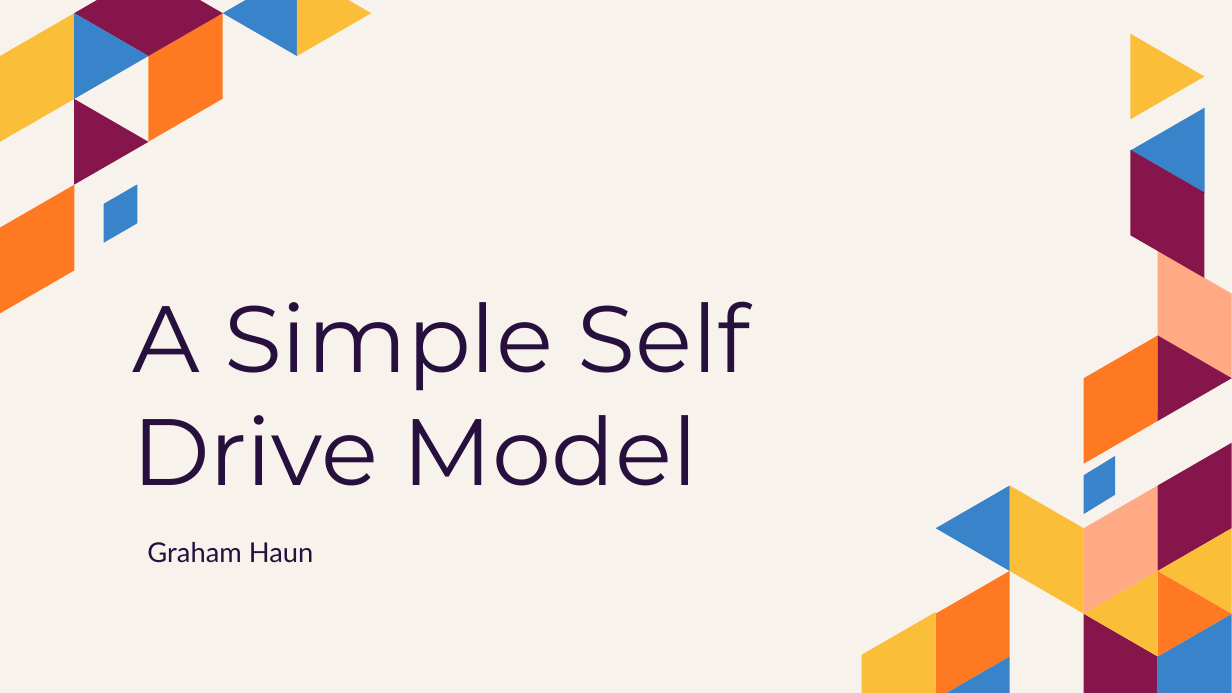
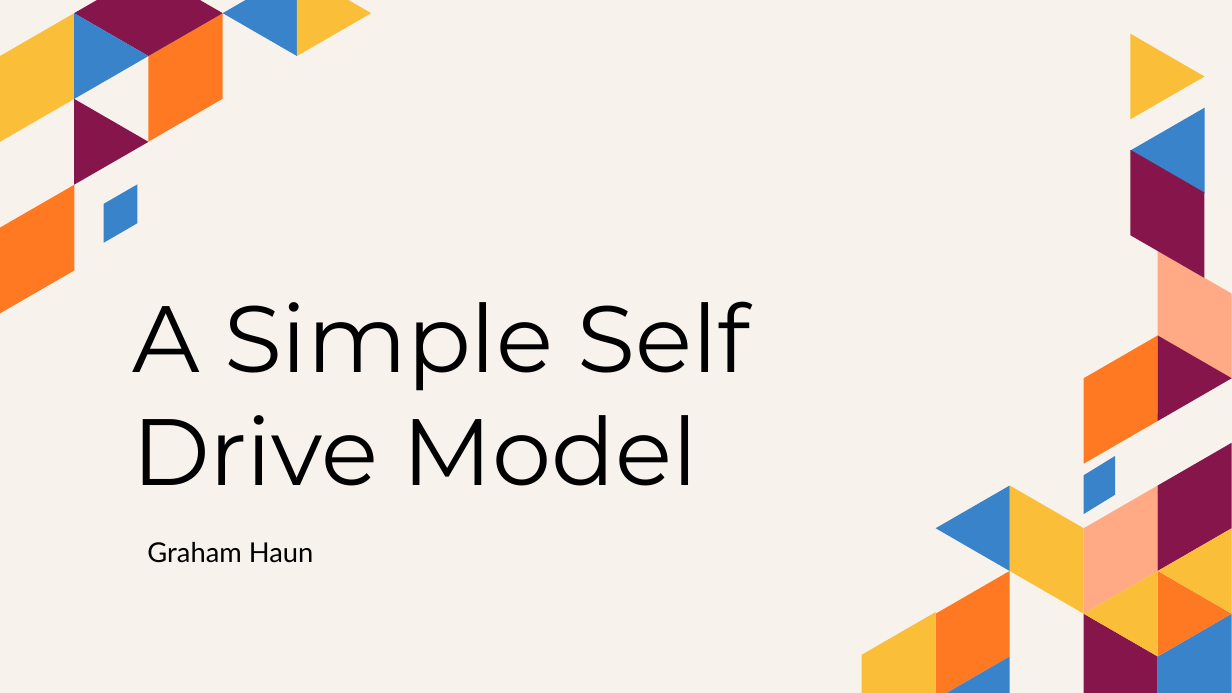
Before and after one commit to grahamjh99/VisionDrive, a slide deck: slide 1 of presentation/A Simple Self Drive Model.pptx. Drawn at 1232x693 pixels with LibreOffice and Linux fonts; fonts in the diff are those of the drawing. Boxes give left, top, right and bottom in pixels: in the first picture for what was removed or moved away, otherwise in the second. Text is boxed around its words. In the diff, an @@ line names an element or a change of style, - is before the commit and + after.

```diff
--- a/presentation/A Simple Self Drive Model.pptx
+++ b/presentation/A Simple Self Drive Model.pptx
@@ title "A Simple Self Drive Model" at box(132, 301, 750, 486): text colour #27103E to #000000 @@
@@ subtitle "Graham Haun" at box(147, 542, 314, 563): text colour #27103E to #000000 @@
```
Also in this commit, not shown: 11 slides added, 5 slides removed, 9 other files.
